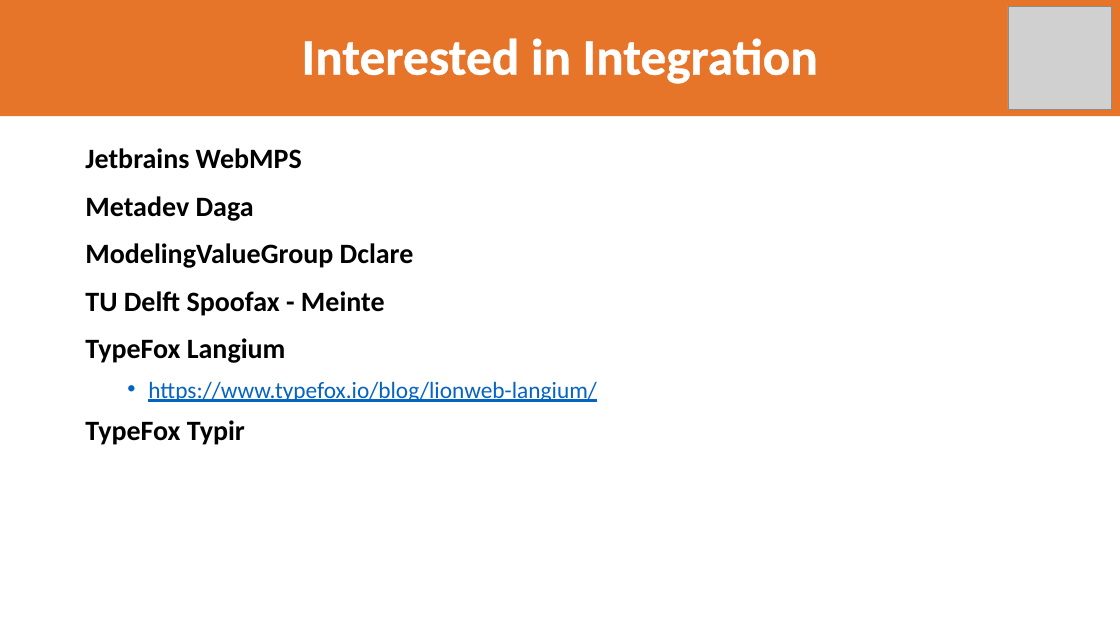
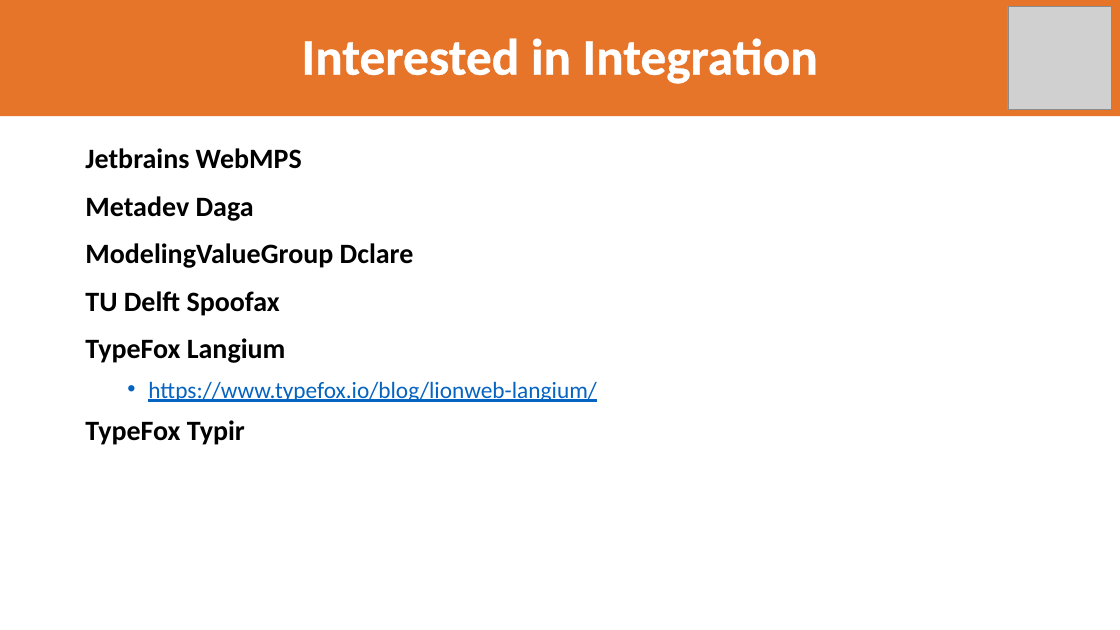
Before and after one commit to LionWeb-io/specification, a slide deck: slide 9 of resources/LangDev 2024 Talk.pptx. Drawn at 1120x630 pixels with LibreOffice and Linux fonts; fonts in the diff are those of the drawing; grey boxes stand for pictures; background and template pictures are left out. Boxes give left, top, right and bottom in pixels: in the first picture for what was removed or moved away, otherwise in the second. Text is boxed around its words. In the diff, an @@ line names an element or a change of style, - is before the commit and + after.

Commit message:
removed "Meinte" from Spoofax interested party

```diff
--- a/resources/LangDev 2024 Talk.pptx
+++ b/resources/LangDev 2024 Talk.pptx
@@ text at [85, 291, 280, 316]: text changed @@
-TU Delft Spoofax - Meinte
+TU Delft Spoofax
```
